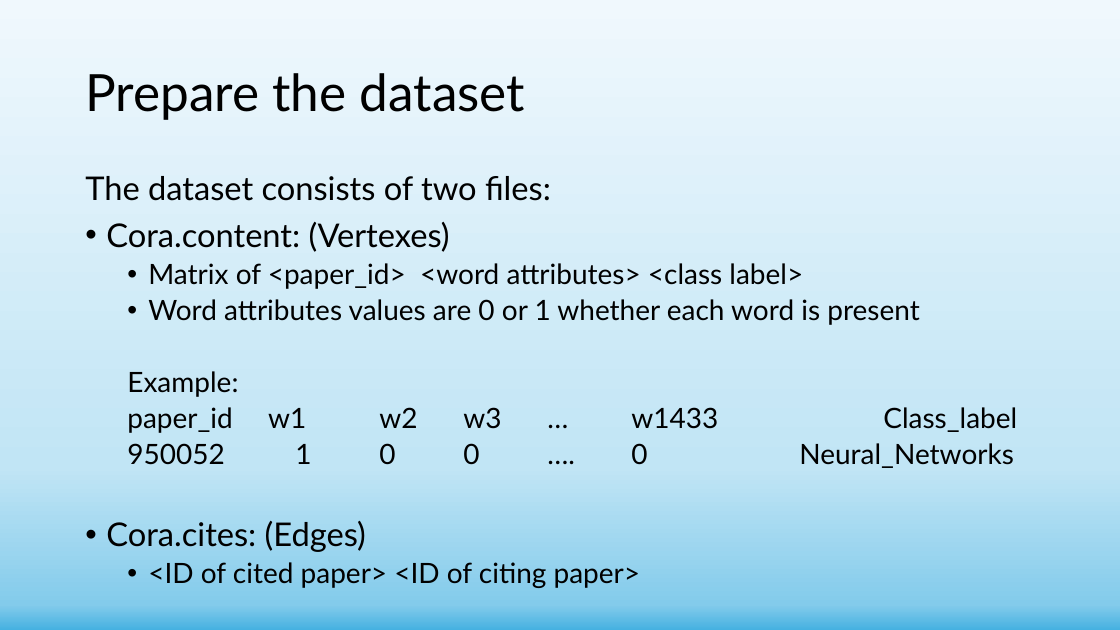
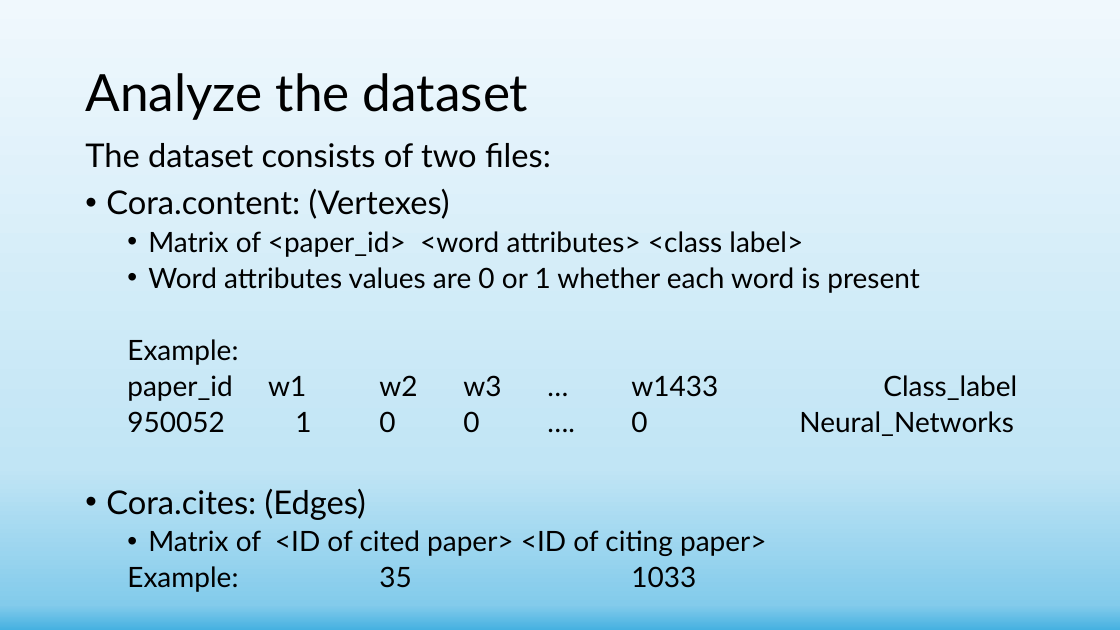
Before and after one commit to shachar700/Graph-Embedding, a slide deck: slide 8 of doc/Graph-Embedding Presentation.pptx. Drawn at 1120x630 pixels with LibreOffice and Linux fonts; fonts in the diff are those of the drawing. Boxes give left, top, right and bottom in pixels: in the first picture for what was removed or moved away, otherwise in the second. Text is boxed around its words. In the diff, an @@ line names an element or a change of style, - is before the commit and + after.

```diff
--- a/doc/Graph-Embedding Presentation.pptx
+++ b/doc/Graph-Embedding Presentation.pptx
@@ title at box(85, 73, 528, 120): text changed @@
-Prepare the dataset
+Analyze the dataset
@@ text "The dataset consists of two ...": place and size @@
-text "The dataset consists of two ..." at box(85, 176, 919, 588)
+text "The dataset consists of two ..." at box(85, 143, 919, 592)
@@ text at box(127, 530, 767, 592): text changed @@
-  • <ID of cited paper> <ID of citing paper>
+  • Matrix of <ID of cited paper> <ID of citing paper>
+  Example: 35 1033
```
Also in this commit, not shown: 4 other slides changed, 2 slides added, 9 other files.
